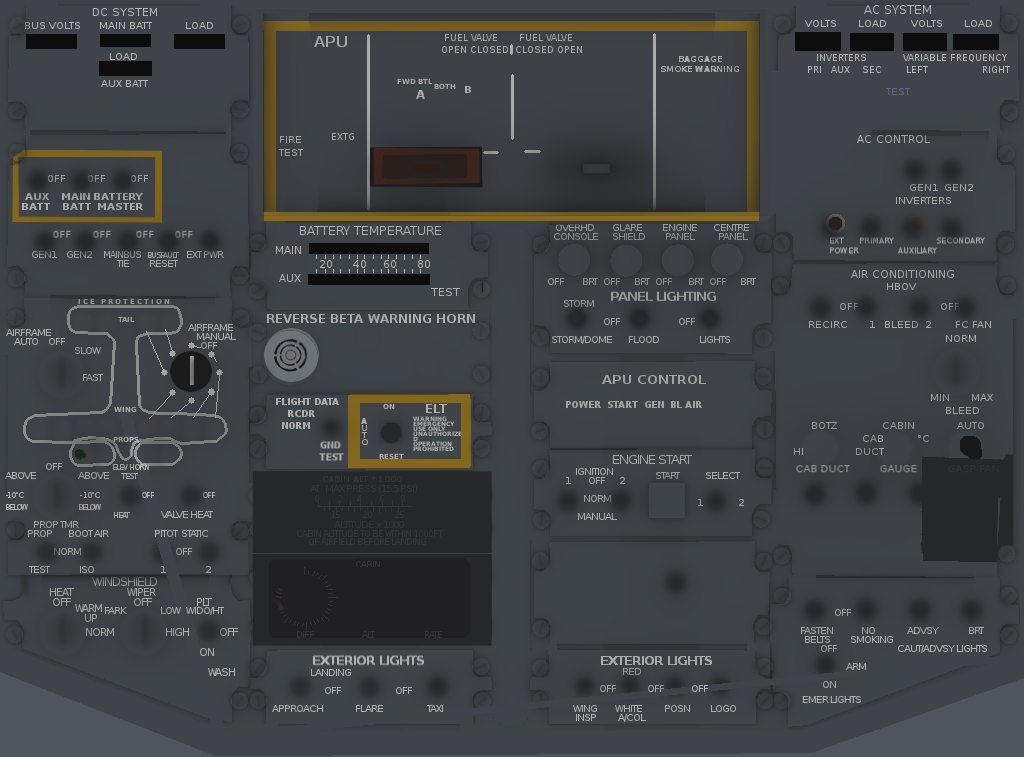
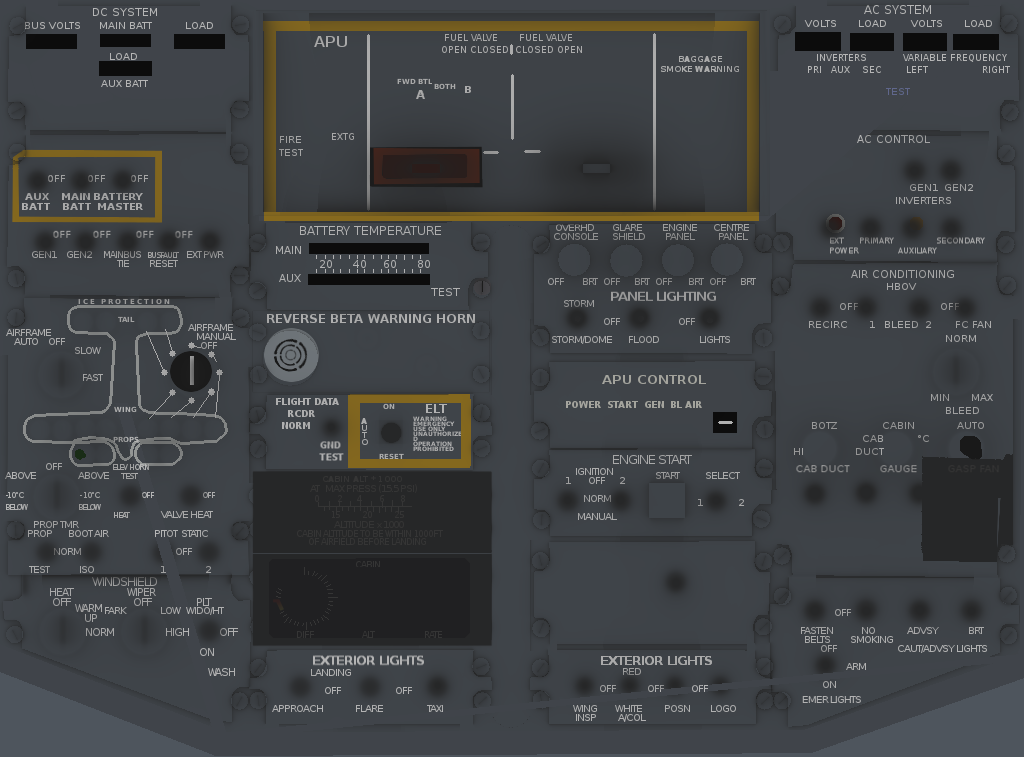
Comparing the layer stacks of the two 1024 x 757 images. Changes:
painted on "text" over <box>713,412,737,433</box>
